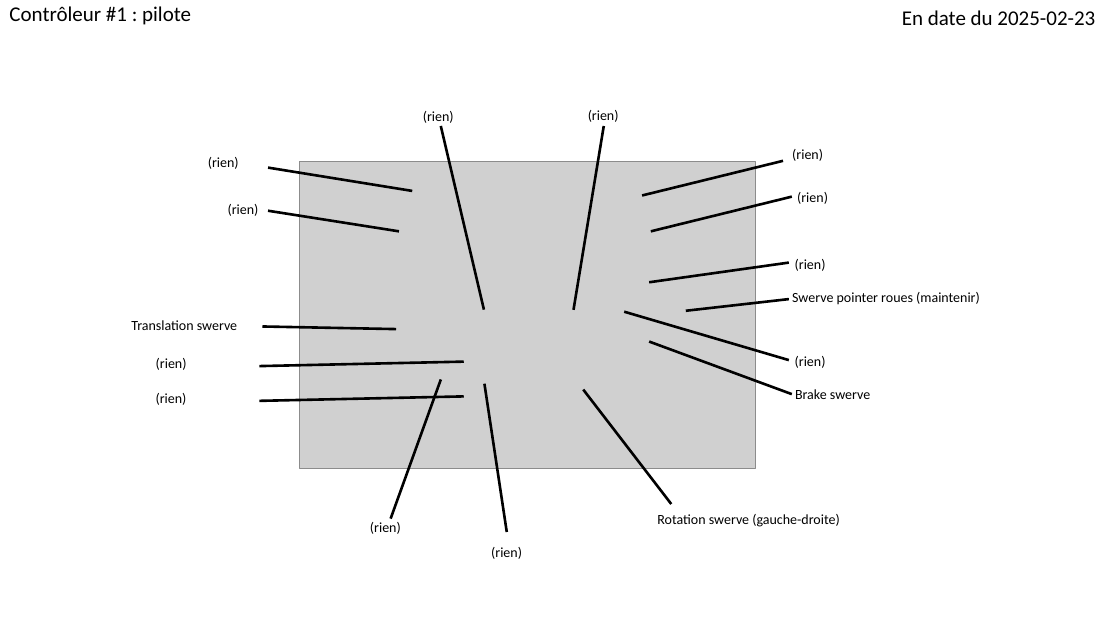
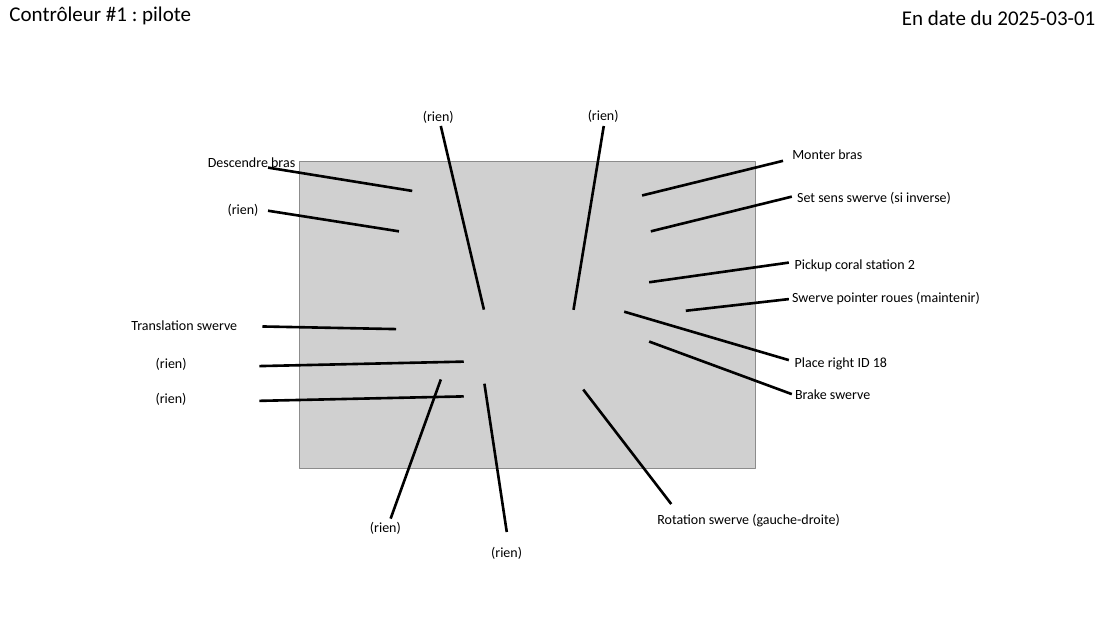
Before and after one commit to Fenix4947-2015/robot2025, a slide deck: slide 1 of contrôles robot 2025.pptx. Drawn at 1120x630 pixels with LibreOffice and Linux fonts; fonts in the diff are those of the drawing; grey boxes stand for pictures. Boxes give left, top, right and bottom in pixels: in the first picture for what was removed or moved away, otherwise in the second. Text is boxed around its words. In the diff, an @@ line names an element or a change of style, - is before the commit and + after.

```diff
--- a/contrôles robot 2025.pptx
+++ b/contrôles robot 2025.pptx
@@ text at box(902, 10, 1095, 25): text changed @@
-En date du 2025-02-23
+En date du 2025-03-01
@@ text at box(792, 149, 862, 159): text changed @@
-(rien)
+Monter bras
@@ text at box(208, 157, 295, 171): text changed @@
-(rien)
+Descendre bras
@@ text at box(797, 192, 951, 204): text changed @@
-(rien)
+Set sens swerve (si inverse)
@@ text at box(795, 259, 915, 272): text changed @@
-(rien)
+Pickup coral station 2
@@ text at box(795, 357, 887, 370): text changed @@
-(rien)
+Place right ID 18
```
Also in this commit, not shown: 1 other slide changed.
